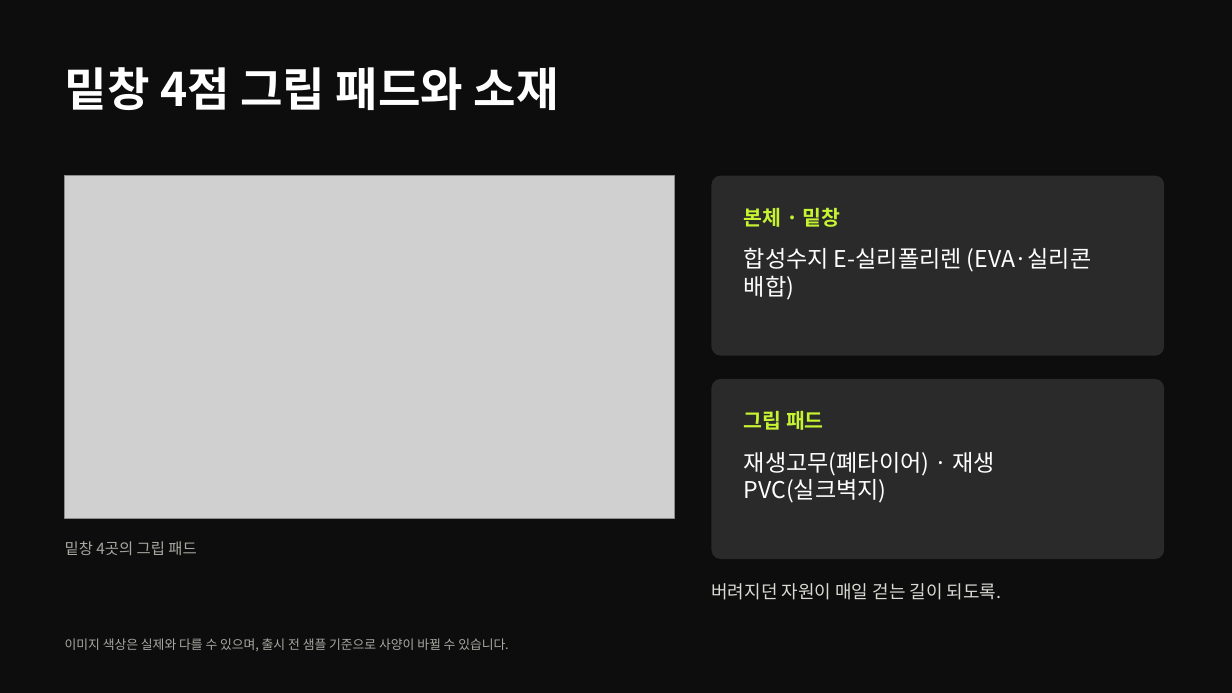
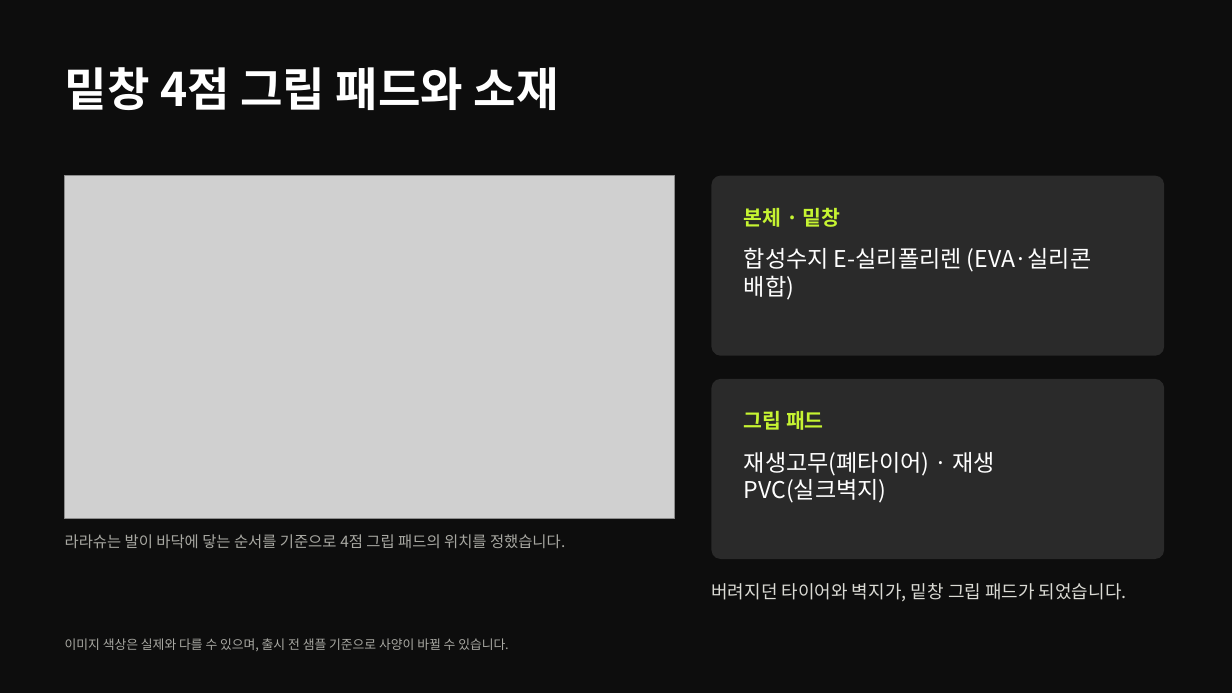
Before and after one commit to ydcompany89/harness-system, a slide deck: slide 4 of launch/rs/design/walking-deck/rs-walking-deck.pptx. Drawn at 1232x693 pixels with LibreOffice and Linux fonts; fonts in the diff are those of the drawing; grey boxes stand for pictures; background and template pictures are left out. Boxes give left, top, right and bottom in pixels: in the first picture for what was removed or moved away, otherwise in the second. Text is boxed around its words. In the diff, an @@ line names an element or a change of style, - is before the commit and + after.

```diff
--- a/launch/rs/design/walking-deck/rs-walking-deck.pptx
+++ b/launch/rs/design/walking-deck/rs-walking-deck.pptx
@@ text at (x1=65, y1=534, x2=565, y2=549): text changed @@
-밑창 4곳의 그립 패드
+라라슈는 발이 바닥에 닿는 순서를 기준으로 4점 그립 패드의 위치를 정했습니다.
@@ text "라라슈는 발이 바닥에 닿는 순서를 ..." at (x1=65, y1=534, x2=565, y2=549): vertical alignment middle to top @@
@@ text at (x1=711, y1=583, x2=1127, y2=601): text changed @@
-버려지던 자원이 매일 걷는 길이 되도록.
+버려지던 타이어와 벽지가, 밑창 그립 패드가 되었습니다.
```
Also in this commit, not shown: 4 other slides changed, 2 other files.
